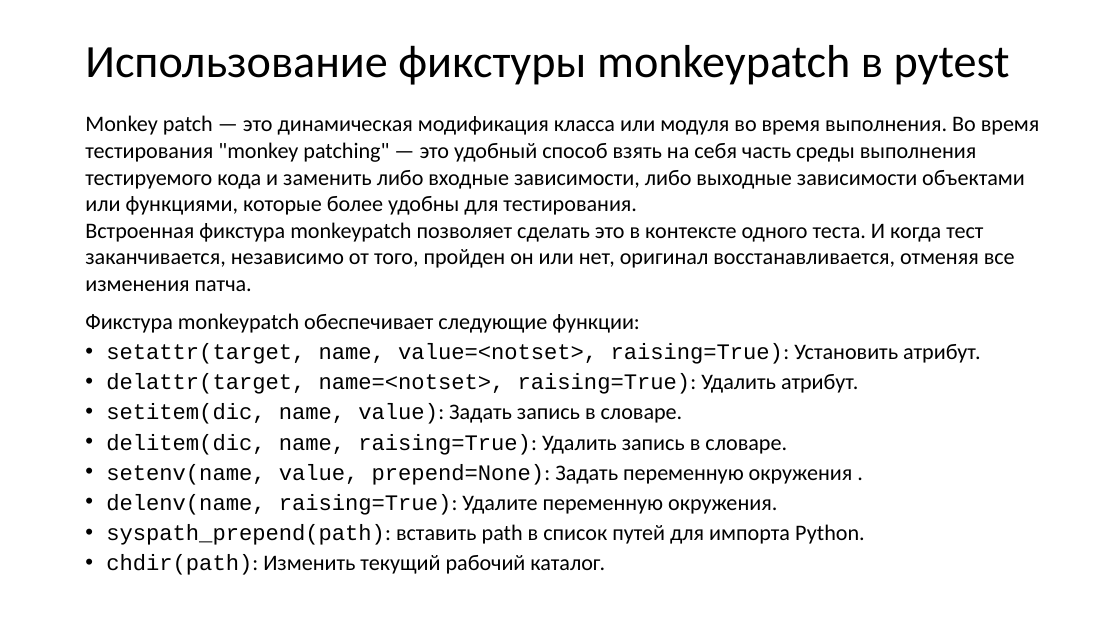
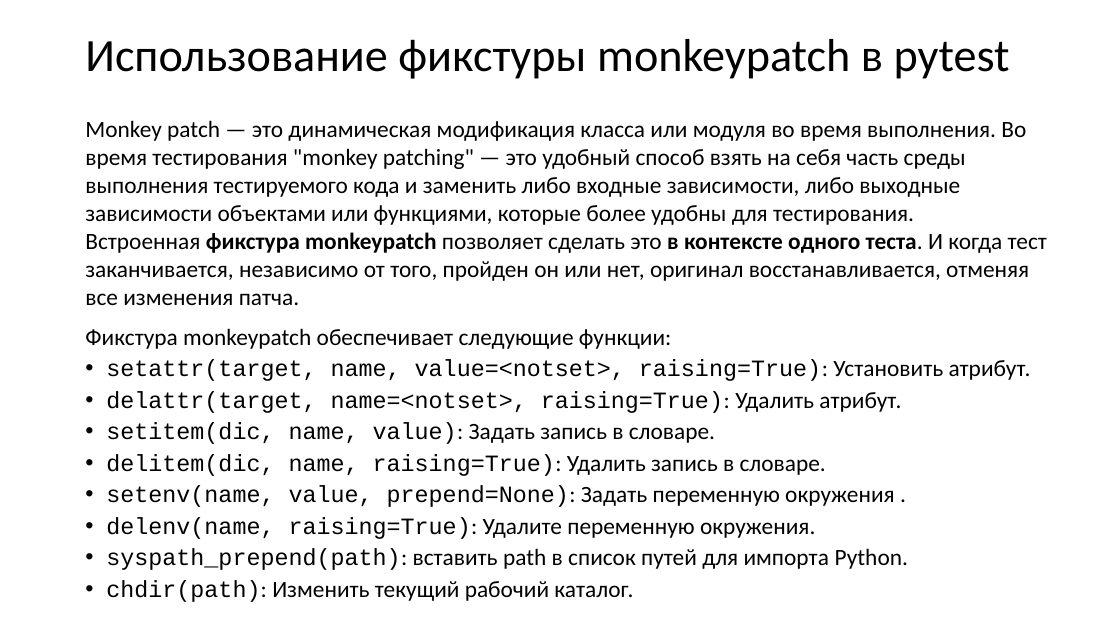
Before and after one commit to xtrueman/prog_instruments, a slide deck: slide 90 of presentations/UnitTests.pptx (slide 89 before the commit). Drawn at 1120x630 pixels with LibreOffice and Linux fonts; fonts in the diff are those of the drawing. Boxes give left, top, right and bottom in pixels: in the first picture for what was removed or moved away, otherwise in the second. Text is boxed around its words. In the diff, an @@ line names an element or a change of style, - is before the commit and + after.

```diff
--- a/presentations/UnitTests.pptx
+++ b/presentations/UnitTests.pptx
@@ title "Использование фикстуры monkeypatch в pytest": place and size @@
-title "Использование фикстуры monkeypatch в pytest" at (85,45,1010,85)
+title "Использование фикстуры monkeypatch в pytest" at (85,39,1010,79)
@@ text "Monkey patch — это динамическая ..." at (85,120,1047,602): size 19 to 20 pt; bold on in "фикстура monkeypatch в контексте одного теста." @@
```
Also in this commit, not shown: 33 other slides changed, 2 slides added.
